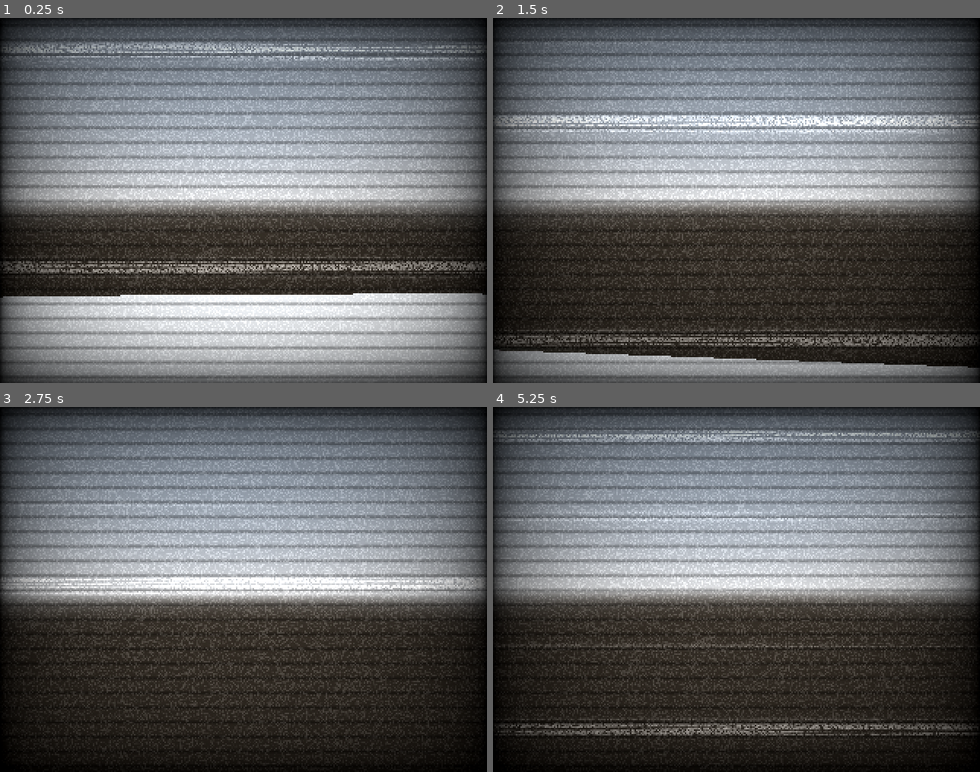
Above: before the commit, frames 1-4 (two rows, left to right).
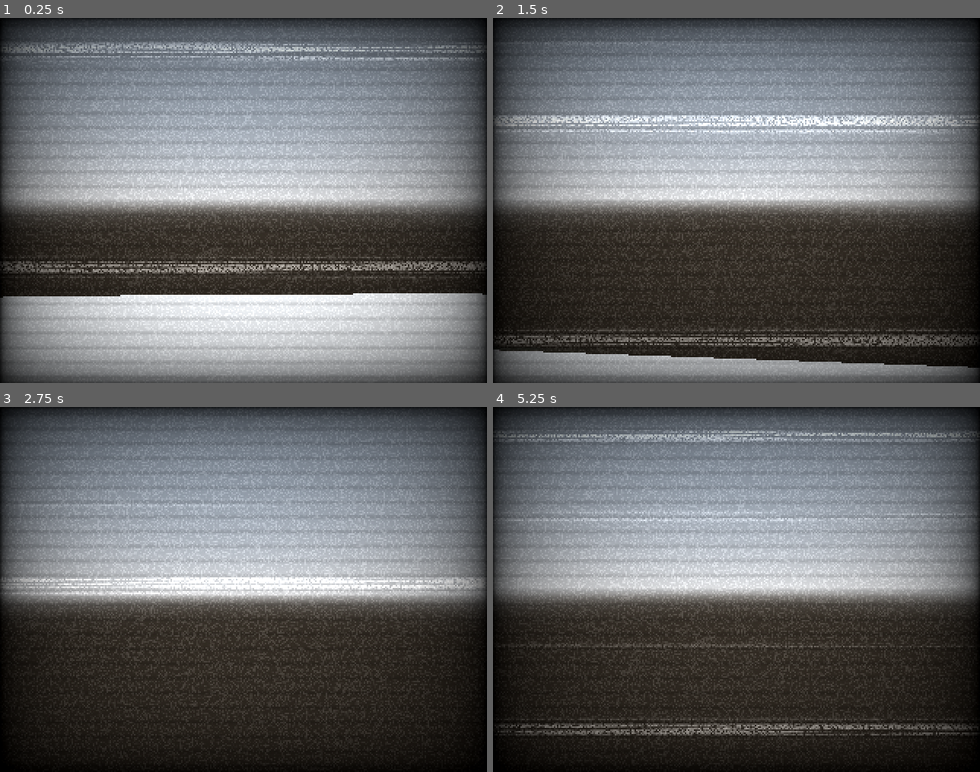
Above: after the commit, the same moments.

Repository: EthanMeachem/ethanmeachem.github.io
Game: Godot game, scene res://Main Scene.tscn
Same seed, same stepped clock (60 frames per second), same inputs: the game is played once before the commit and once after it.
Inputs (mouse positions are in pixels of both pictures, inside the frame that each line leads up to):
- Up to frame 1 (0.25 s): no input
- Up to frame 2 (1.5 s): move the mouse to (760, 200) at 0.52 s; hold W (MoveForward) from 0.53 s (still down); tap E (Interact) at 0.6, 1.35 s; move the mouse to (712, 200) at 1.27 s
- Up to frame 3 (2.75 s): keep holding W (MoveForward); move the mouse to (253, 582) at 2.02 s; tap E (Interact) at 2.1 s
- Up to frame 4 (5.25 s): keep holding W (MoveForward); move the mouse to (731, 596) at 2.77 s; tap E (Interact) every 0.75 s from 2.85 to 5.1 s; move the mouse to (775, 593) at 3.52 s; move the mouse to (697, 585) at 4.27 s; move the mouse to (741, 589) at 5.02 s

The runs differ from the first frame. In frame 1, 5.5% of the frame differs, in the area x 5-96%, y 13-95%; in frame 2, 3.4%; in frame 3, 3.0%; in frame 4, 3.2%.

Commit message:
Began making interaction function (yesterday)

Diff:
--- a/Capstone Project/Character.tscn
+++ b/Capstone Project/Character.tscn
@@ -1,6 +1,7 @@
-[gd_scene load_steps=4 format=3 uid="uid://71dty86n53il"]
+[gd_scene load_steps=5 format=3 uid="uid://71dty86n53il"]
 
 [ext_resource type="Script" uid="uid://bm2kks3y0tw6h" path="res://character.gd" id="1_oolk3"]
+[ext_resource type="PackedScene" uid="uid://cfbps6sct7htt" path="res://Interact/Interact.tscn" id="2_7ig0a"]
 
 [sub_resource type="CapsuleMesh" id="CapsuleMesh_tpva7"]
 
@@ -23,3 +24,6 @@
 [node name="PitchPivot" type="Node3D" parent="TwistPivot"]
 
 [node name="Camera3D" type="Camera3D" parent="TwistPivot/PitchPivot"]
+
+[node name="Interact" parent="TwistPivot/PitchPivot" instance=ExtResource("2_7ig0a")]
+transform = Transform3D(1, 0, 0, 0, 1, 0, 0, 0, 1, 0, 0, -0.749453)
--- /dev/null
+++ b/Capstone Project/Interact/Interact.tscn
@@ -0,0 +1,23 @@
+[gd_scene load_steps=3 format=3 uid="uid://cfbps6sct7htt"]
+
+[ext_resource type="Script" uid="uid://3vx6ibccgb2a" path="res://Interact/InteractRay.gd" id="1_insvd"]
+[ext_resource type="FontFile" uid="uid://bcp2j0xsfa8a2" path="res://assets/FONT/ARCADECLASSIC.TTF" id="2_w88f0"]
+
+[node name="Interact" type="RayCast3D"]
+target_position = Vector3(0, 0, -4)
+script = ExtResource("1_insvd")
+
+[node name="Prompt" type="Label" parent="."]
+anchors_preset = 14
+anchor_top = 0.5
+anchor_right = 1.0
+anchor_bottom = 0.5
+offset_top = 30.0
+offset_bottom = 97.0
+grow_horizontal = 2
+grow_vertical = 2
+theme_override_colors/font_color = Color(1, 1, 1, 1)
+theme_override_fonts/font = ExtResource("2_w88f0")
+theme_override_font_sizes/font_size = 15
+text = "[KEY]"
+horizontal_alignment = 1
--- /dev/null
+++ b/Capstone Project/Interact/InteractRay.gd
@@ -0,0 +1,15 @@
+extends RayCast3D
+
+@onready var prompt = $Prompt
+
+func _physics_process(delta: float) -> void:
+	prompt.text = ""
+
+	if is_colliding():
+		var collider = get_collider()
+
+		if collider is Interactable:
+			prompt.text = collider.prompt_message
+
+			if Input.is_action_just_pressed("Interact"):
+				collider.interact(owner)
--- /dev/null
+++ b/Capstone Project/Interact/Interactable.gd
@@ -0,0 +1,7 @@
+extends CollisionObject3D
+class_name Interactable
+
+@export var prompt_message = "Interact"
+
+func interact(body):
+	print(body.name, " interacted with ", name)
--- a/Capstone Project/Main Scene.tscn
+++ b/Capstone Project/Main Scene.tscn
@@ -1,16 +1,17 @@
-[gd_scene load_steps=9 format=3 uid="uid://dg0f1ag4tsdql"]
+[gd_scene load_steps=10 format=3 uid="uid://dg0f1ag4tsdql"]
 
 [ext_resource type="PackedScene" uid="uid://71dty86n53il" path="res://Character.tscn" id="1_h7pfk"]
 [ext_resource type="Shader" uid="uid://cnpipaay7pdi4" path="res://Shaders/CrtShader.gdshader" id="2_2uwcf"]
+[ext_resource type="Script" uid="uid://cu586mohycpw2" path="res://Interact/Interactable.gd" id="2_ww3rf"]
 
 [sub_resource type="ShaderMaterial" id="ShaderMaterial_t0tp6"]
 shader = ExtResource("2_2uwcf")
 shader_parameter/overlay = true
-shader_parameter/scanlines_opacity = 0.272
-shader_parameter/scanlines_width = 0.074
+shader_parameter/scanlines_opacity = 0.104
+shader_parameter/scanlines_width = 0.12
 shader_parameter/grille_opacity = 0.0
 shader_parameter/resolution = Vector2(8000, 6000)
-shader_parameter/pixelate = true
+shader_parameter/pixelate = false
 shader_parameter/roll = true
 shader_parameter/roll_speed = 5.0
 shader_parameter/roll_size = 31.677
@@ -18,7 +19,7 @@
 shader_parameter/distort_intensity = 0.011
 shader_parameter/noise_opacity = 0.4
 shader_parameter/noise_speed = 5.0
-shader_parameter/static_noise_intensity = 0.139
+shader_parameter/static_noise_intensity = 0.114
 shader_parameter/aberration = 4.75e-08
 shader_parameter/brightness = 1.0
 shader_parameter/discolor = true
@@ -69,6 +70,7 @@
 mesh = SubResource("PlaneMesh_g5brm")
 
 [node name="StaticBody3D" type="StaticBody3D" parent="MeshInstance3D"]
+script = ExtResource("2_ww3rf")
 
 [node name="CollisionShape3D" type="CollisionShape3D" parent="MeshInstance3D/StaticBody3D"]
 shape = SubResource("ConcavePolygonShape3D_nxxrv")
--- a/Capstone Project/character.gd
+++ b/Capstone Project/character.gd
@@ -23,7 +23,8 @@
 
 	twist_pivot.rotate_y(twist_input)
 	pitch_pivot.rotate_x(pitch_input)
-	pitch_pivot.rotation.x = clamp(pitch_pivot.rotation.x, -0.9, 0.9)
+	#y axis max head tilt
+	pitch_pivot.rotation.x = clamp(pitch_pivot.rotation.x, -1.5, 0.9)
 	twist_input = 0.0
 	pitch_input = 0.0
 
--- a/Capstone Project/project.godot
+++ b/Capstone Project/project.godot
@@ -21,10 +21,6 @@
 window/size/viewport_height=240
 window/size/mode=2
 window/stretch/mode="viewport"
-
-[filesystem]
-
-import/blender/enabled=false
 
 [input]
 
Not shown, added: Capstone Project/Interact/InteractRay.gd.uid
Not shown, added: Capstone Project/Interact/Interactable.gd.uid
Binary file added: Capstone Project/assets/FONT/ARCADECLASSIC.TTF
Not shown, added: Capstone Project/assets/FONT/ARCADECLASSIC.TTF.import
Not shown, added: 22 Inheritance and Code Across Multiple Files/CircleObj.js
Not shown, added: 22 Inheritance and Code Across Multiple Files/LineObj.js
Not shown, added: 22 Inheritance and Code Across Multiple Files/eslint.config.mjs
Not shown, added: 22 Inheritance and Code Across Multiple Files/index.html
Not shown, added: 22 Inheritance and Code Across Multiple Files/jsconfig.json
Not shown, added: 22 Inheritance and Code Across Multiple Files/libraries/p5.js
Not shown, added: 22 Inheritance and Code Across Multiple Files/libraries/p5.min.js
Not shown, added: 22 Inheritance and Code Across Multiple Files/libraries/p5.sound.min.js
(and 2 more such lines)
